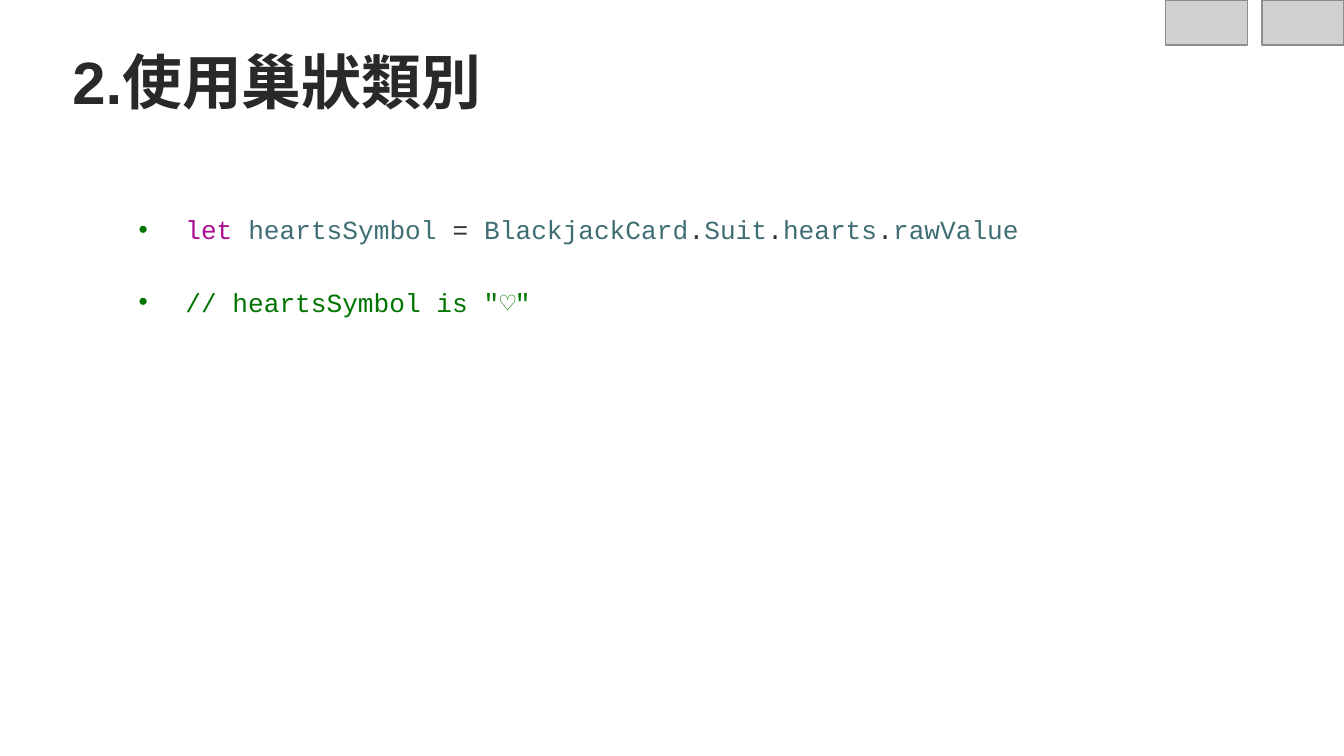
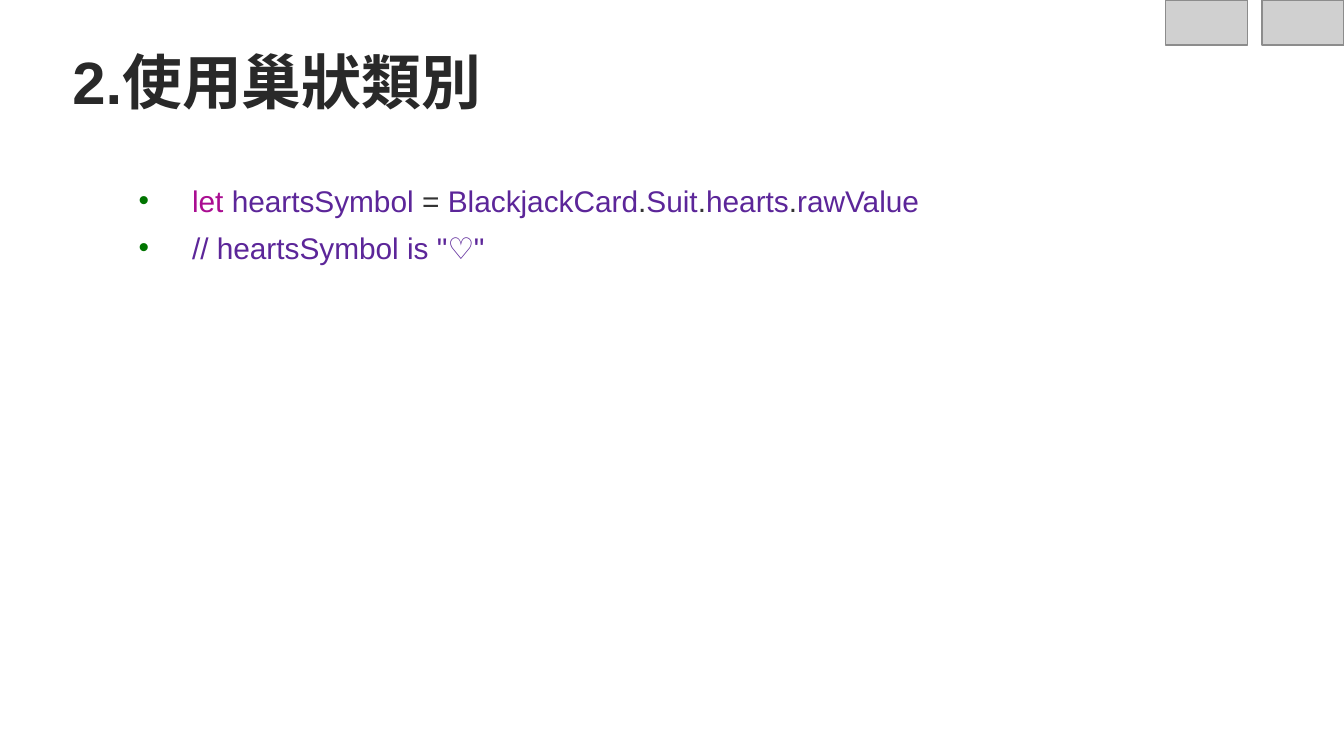
Before and after one commit to roberthsu2003/Iphone1, a slide deck: slide 5 of iOS行動程式基礎開發上架20堂課/第17堂課自動調整高度的儲存格/swift-巢狀類別.pptx (slide 4 before the commit). Drawn at 1344x756 pixels with LibreOffice and Linux fonts; fonts in the diff are those of the drawing; grey boxes stand for pictures; background and template pictures are left out. Boxes give left, top, right and bottom in pixels: in the first picture for what was removed or moved away, otherwise in the second. Text is boxed around its words. In the diff, an @@ line names an element or a change of style, - is before the commit and + after.

```diff
--- a/iOS行動程式基礎開發上架20堂課/第17堂課自動調整高度的儲存格/swift-巢狀類別.pptx
+++ b/iOS行動程式基礎開發上架20堂課/第17堂課自動調整高度的儲存格/swift-巢狀類別.pptx
@@ text "let heartsSymbol = BlackjackCard.Suit.hearts.rawValue" at <box>192,190,919,264</box>: size 14 to 16 pt, font Courier New to Arial; text colour #3F6E74 to #5C2699 in "heartsSymbol BlackjackCard.Suit.hearts.rawValue"; text colour #007400 to #5C2699 in "// heartsSymbol is "♡""; indent changed; line spacing 39pt to 25pt @@
```
Also in this commit, not shown: 1 other slide changed, 1 slide added, 49 other files.
